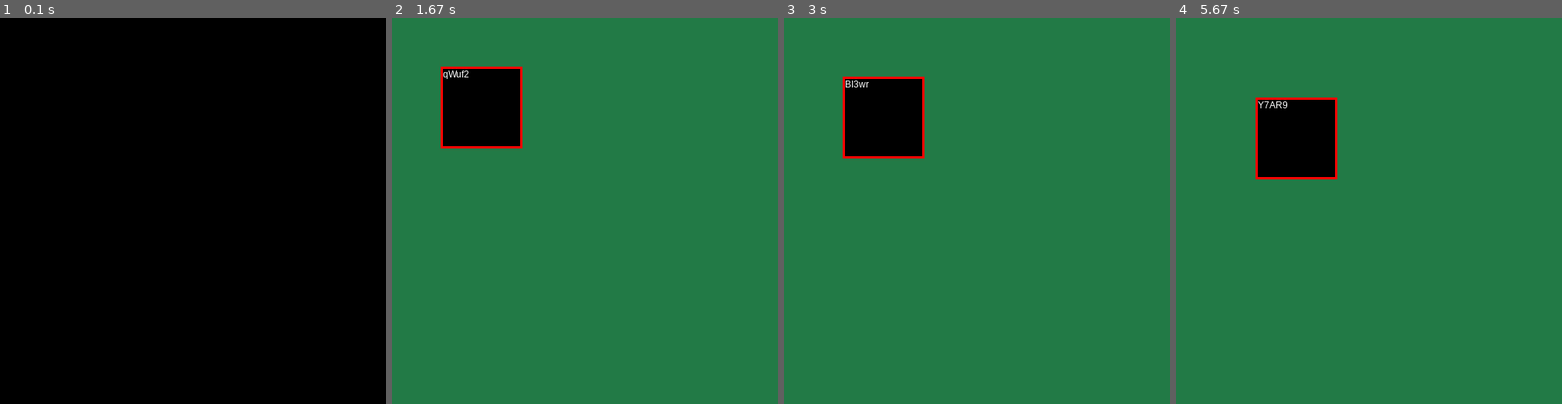
Above: before the commit, frames 1-4 (left to right).
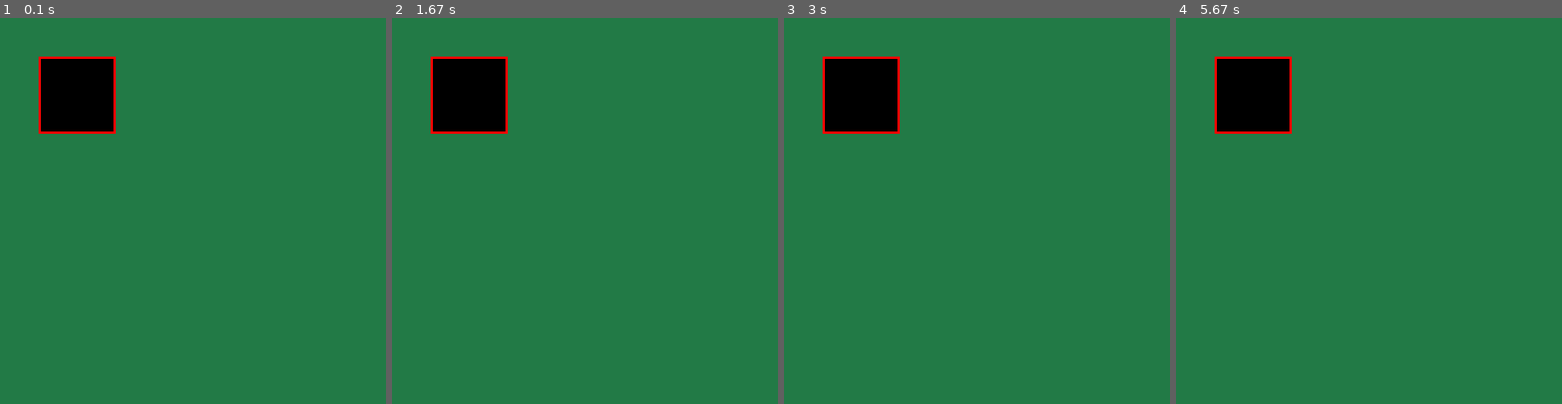
Above: after the commit, the same moments.

Repository: vskarve/Learning
Game: pygame game, started from pygame_projects/small_projects/pygame_textbox.py
Same seed, same stepped clock (60 frames per second), same inputs: the game is played once before the commit and once after it.
Inputs:
- Up to frame 1 (0.1 s): no input
- Up to frame 2 (1.67 s): no input
- Up to frame 3 (3 s): no input
- Up to frame 4 (5.67 s): no input

The runs differ from the first frame. In frame 1, 96% of the frame differs, in the area x 0-100%, y 0-100%; in frame 2, 2.9%; in frame 3, 4.5%; in frame 4, 7.0%.

Commit message:
_format_text() needs to be fixed

Diff:
--- a/pygame_projects/small_projects/pygame_textbox.py
+++ b/pygame_projects/small_projects/pygame_textbox.py
@@ -24,62 +24,91 @@
     smooth: bool = True
 
     endline_character: str = "\n"
+    x_indent: int = 1
 
 class Textbox:
     def __init__(self, surface: pygame.surface, dimensions: tuple[int, int, int, int], **kwargs):
         self.surface = surface
         self.options: Textbox_options = Textbox_options(**kwargs)
         self.text: str = ""
+        self.new_text: str = ""
         self.split_text: list = []
 
         self.x_position = dimensions[0]
         self.y_position = dimensions[1]
         self.width = dimensions[2]
         self.height = dimensions[3]
+        self.scroll = 0
 
-        self.background = pygame.Rect(self.x_position, self.y_position, self.width, self.height)
-        self.frame = self.background.inflate(2*self.options.frame_thickness, 2*self.options.frame_thickness)
+        self.box_surface = pygame.Surface((self.width, self.height))
+        self.box_surface.fill(self.options.background_color)
+        self.rect_frame = pygame.Rect(self.x_position, self.y_position, self.width, self.height)
 
-    def draw(self):
-        self._draw_box()
-        self._draw_text()
+        self.font = pygame.font.SysFont(self.options.font, self.options.text_size)
+
+    def draw(self, auto_scroll: bool = True):
+        if auto_scroll:
+            pass
+
+        self._update_text_surface()
+        self.surface.blit(self.box_surface, (self.x_position, self.y_position))
+        pygame.draw.rect(self.surface, self.options.frame_color, self.rect_frame, self.options.frame_thickness)
+        print(self.text, self.split_text)
 
     def append_text(self, text: str):
+        '''Adds to lates row, no space to previous text'''
         self.text += text
+
+        if self.split_text:
+            self.new_text = self.split_text[-1] + text
+            self.split_text.pop()
+        else:
+            self.new_text = text
+        self._format_text()
+
+    def add_text(self, text:str):
+        '''New row'''
+        self.text += "\n" + text
+        self.new_text = text
         self._format_text()
 
     def set_text(self, text:str):
         self.text = text
+        self.new_text = text
+        self.split_text.clear()
         self._format_text()
 
     def erase_text(self):
         self.text = ""
+        self.new_text = ""
+        self.split_text.clear()
         self._format_text()
 
     def set_position(self, x: int, y: int):
         self.x_position = x
         self.y_position = y
-        self.background = pygame.Rect(self.x_position, self.y_position, self.width, self.height)
-        self.frame = self.background.inflate(2*self.options.frame_thickness, 2*self.options.frame_thickness)
+        self.rect_frame = pygame.Rect(self.x_position, self.y_position, self.width, self.height)
 
     def move(self, dx: int, dy:int):
         self.x_position += dx
         self.y_position += dy
-        self.background.x += dx
-        self.background.y += dy
-        self.frame.x += dx
-        self.frame.y += dy
+        self.rect_frame.x += dx
+        self.rect_frame.y += dy
 
     def _format_text(self):
-        self.split_text = self.text.split(self.options.endline_character)
+        self.font = pygame.font.SysFont(self.options.font, self.options.text_size)
+        #self.split_text = self.text.split(self.options.endline_character)
+        max_line_length = self.width - (self.options.x_indent + 2 * self.options.frame_thickness)
+
         #Uppdatera denna så att den delar upp texten efter längd också
 
-    def _draw_text(self):
-        font = pygame.font.SysFont(self.options.font, self.options.text_size)
-
+    def _update_text_surface(self):
+        padx = self.options.x_indent + self.options.frame_thickness
+        pady = self.scroll + self.options.frame_thickness
+        self.box_surface.fill(self.options.background_color)
         for i, line in enumerate(self.split_text):
-            image = font.render(line, self.options.smooth, self.options.text_color, self.options.highlight_marker_color)
-            self.surface.blit(image, (self.x_position, self.y_position + font.get_height()*i))
+            image = self.font.render(line, self.options.smooth, self.options.text_color, self.options.highlight_marker_color)
+            self.box_surface.blit(image, (padx, pady + self.font.get_linesize()*i))
 
     def _draw_box(self):
         pygame.draw.rect(self.surface, self.options.frame_color, self.frame)
@@ -93,14 +122,12 @@
     win = pygame.display.set_mode((500, 500))
 
     textbox = Textbox(win, (50, 50, 100, 100))
-    textbox.set_text("HEJ PÅ DIG")
+    textbox.set_text("HEJ PÅ DIG\nHur")
 
     running = True
     while running:
-        pygame.time.delay(100)
         win.fill((34, 122, 70))
-        textbox.set_text(random_string(5))
-        textbox.move(1, 1)
+        textbox.append_text(random_string(2))
         textbox.draw()
 
         for event in pygame.event.get():
@@ -108,6 +135,7 @@
                 running = False
 
         pygame.display.update()
+        pygame.time.delay(1000)
 
     pygame.quit()
 
